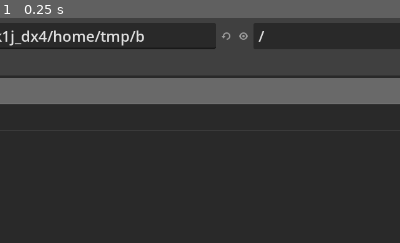
Above: before the commit, frame 1.
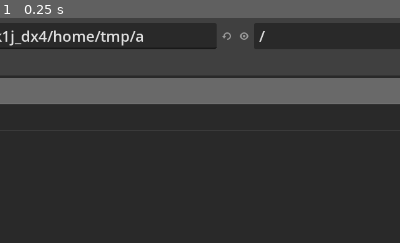
Above: after the commit, the same moment.

Repository: noi-techpark/sfscon-pdf-downloader
Game: Godot game, scene res://src/Main.tscn
The game is run twice, just before and just after one commit, with the same random seed, the same clock (stepped at 60 frames per second) and the same inputs.
Inputs:
- Up to frame 1 (0.25 s): no input
The pictures show only the part of the screen within x 24-74%, y 0-50%; the shares and areas given below are measured in that part.

The runs differ from the first frame. In frame 1, 0.1% of the frame differs, in the area x 34-67%, y 5-14%.

Commit message:
minor optimizations

Diff:
--- a/app/src/Main.gd
+++ b/app/src/Main.gd
@@ -40,7 +40,6 @@
 var counter_pdf:int = 0
 var counter_total:int = 0
 
-
 var config:ConfigFile
 
 func _ready() -> void:
@@ -64,7 +63,6 @@
 		progress_label.text = "Finished! Happy SFSCON :-)"
 	progress_bar.value = counter_done
 
-	statistics_label.text = "Total: %d  -  Pdf: %d  -  No Pdf: %d"%[counter_total, counter_pdf, counter_total - counter_pdf]
 
 func _read_mapping() -> void:
 	var file:FileAccess = FileAccess.open(MAPPING_FILE, FileAccess.READ)
@@ -92,11 +90,9 @@
 			var title:String = line[WEBSITE_TITLE_INDEX]
 			var id:String = line[WEBSITE_ID_INDEX]
 			var day:String = line[WEBSITE_DATE_INDEX]
-
 			counter_total += 1
-
 			if not data.has(id):
-				log_error("No match found for: \n" + title)
+				log_error("No match found for: \n" + line[WEBSITE_TITLE_INDEX])
 			elif pdf_link.begins_with("https://www.sfscon.it/wp-content/uploads/"):
 				data[id]["pdf_link"] = pdf_link
 				data[id]["name"] = line[WEBSITE_NAME_INDEX]
@@ -104,6 +100,7 @@
 				data[id]["day"] = _get_day(day)
 				counter_pdf += 1
 	progress_bar.max_value = counter_pdf
+	statistics_label.text = "Total: %d  -  Pdf: %d  -  No Pdf: %d"%[counter_total, counter_pdf, counter_total - counter_pdf]
 	_download_pdfs()
 
 func _download_pdfs() -> void:
@@ -130,11 +127,8 @@
 	var title:String = talk["title"]
 
 	var file_name:String = "%s/%s - %s.pdf"%[path, talk["time"], talk["name"]]
-
-	file_name = file_name.replace("..",".")
-	file_name = file_name.replace("\n"," ")
-	file_name = file_name.replace("\t","")
-
+	# remove new lines, double points and tabs
+	file_name = file_name.replace("..",".").replace("\n"," ").replace("\t","")
 	print(file_name)
 	var file:FileAccess = FileAccess.open(file_name, FileAccess.WRITE)
 	file.store_buffer(body)
